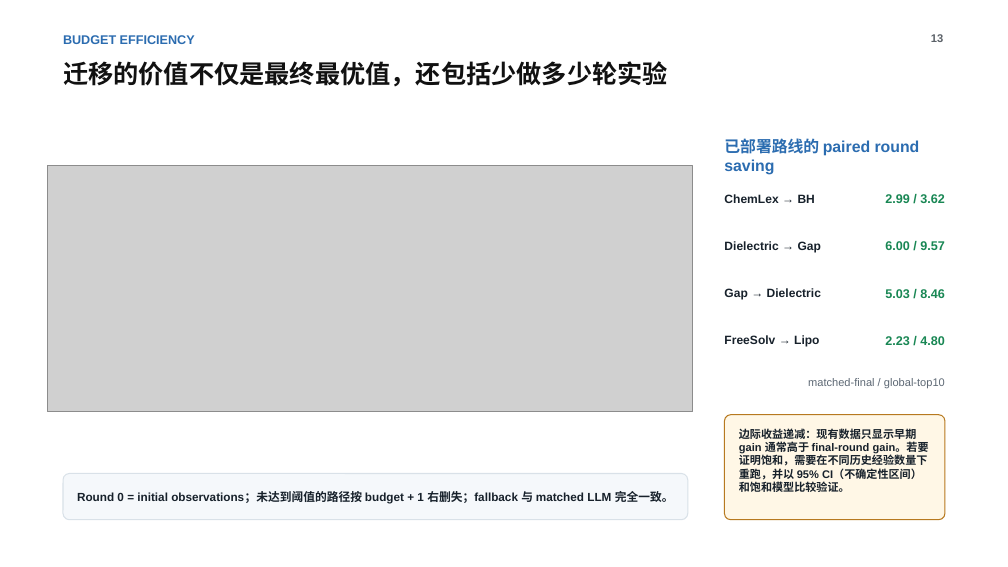
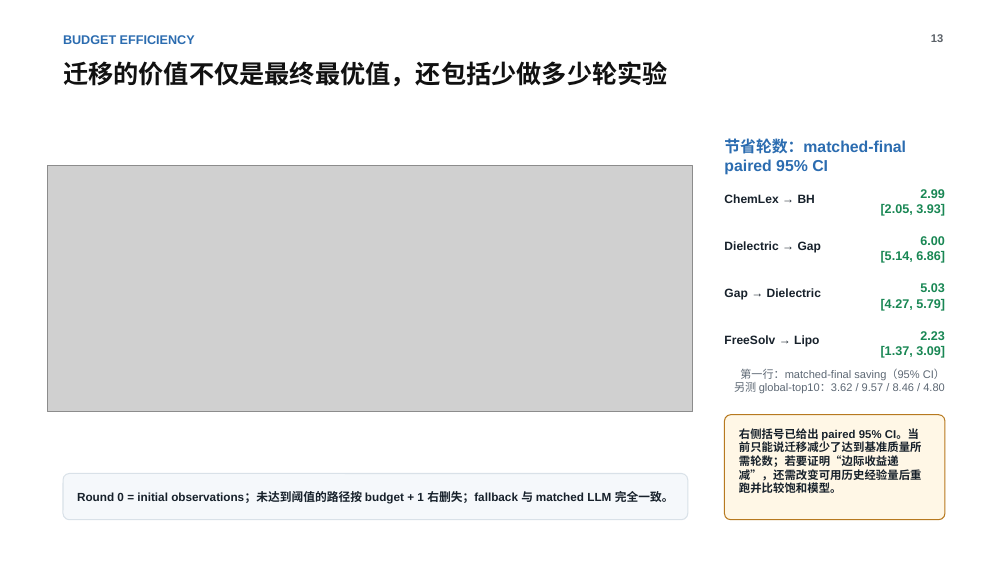
Before and after one commit to SHITIANYU-hue/CARE2.0, a slide deck: slide 13 of CARE2.0_transfer_update_2026-07-30.pptx. Drawn at 1008x567 pixels with LibreOffice and Linux fonts; fonts in the diff are those of the drawing; grey boxes stand for pictures; background and template pictures are left out. Boxes give left, top, right and bottom in pixels: in the first picture for what was removed or moved away, otherwise in the second. Text is boxed around its words. In the diff, an @@ line names an element or a change of style, - is before the commit and + after.

```diff
--- a/CARE2.0_transfer_update_2026-07-30.pptx
+++ b/CARE2.0_transfer_update_2026-07-30.pptx
@@ text at bbox=[724, 138, 906, 175]: text changed @@
-已部署路线的 paired round saving
+节省轮数：matched-final
+paired 95% CI
@@ text at bbox=[881, 189, 945, 216]: text changed @@
-2.99 / 3.62
+2.99
+[2.05, 3.93]
@@ text at bbox=[881, 236, 945, 263]: text changed @@
-6.00 / 9.57
+6.00
+[5.14, 6.86]
@@ text at bbox=[881, 283, 945, 311]: text changed @@
-5.03 / 8.46
+5.03
+[4.27, 5.79]
@@ text at bbox=[881, 331, 945, 358]: text changed @@
-2.23 / 4.80
+2.23
+[1.37, 3.09]
@@ text at bbox=[734, 369, 945, 394]: text changed @@
-matched-final / global-top10
+第一行：matched-final saving（95% CI）
+另测 global-top10：3.62 / 9.57 / 8.46 / 4.80
@@ text in rounded rectangle at bbox=[739, 428, 922, 493]: text changed; size 8 to 8.1 pt @@
-边际收益递减：现有数据只显示早期 gain 通常高于 final-round gain。若要证明饱和，需要在不同历史经验数量下重跑，并以 95% CI（不确定性区间）和饱和模型比较验证。
+右侧括号已给出 paired 95% CI。当前只能说迁移减少了达到基准质量所需轮数；若要证明“边际收益递减”，还需改变可用历史经验量后重跑并比较饱和模型。
```
Also in this commit, not shown: 3 other slides changed.
